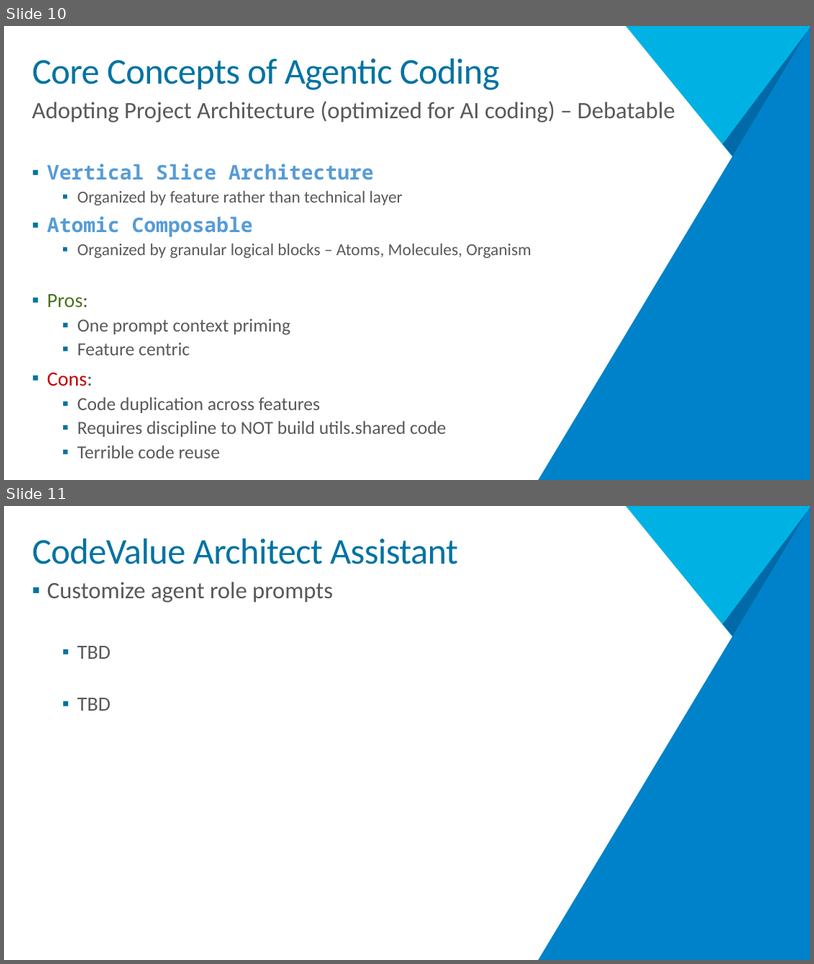
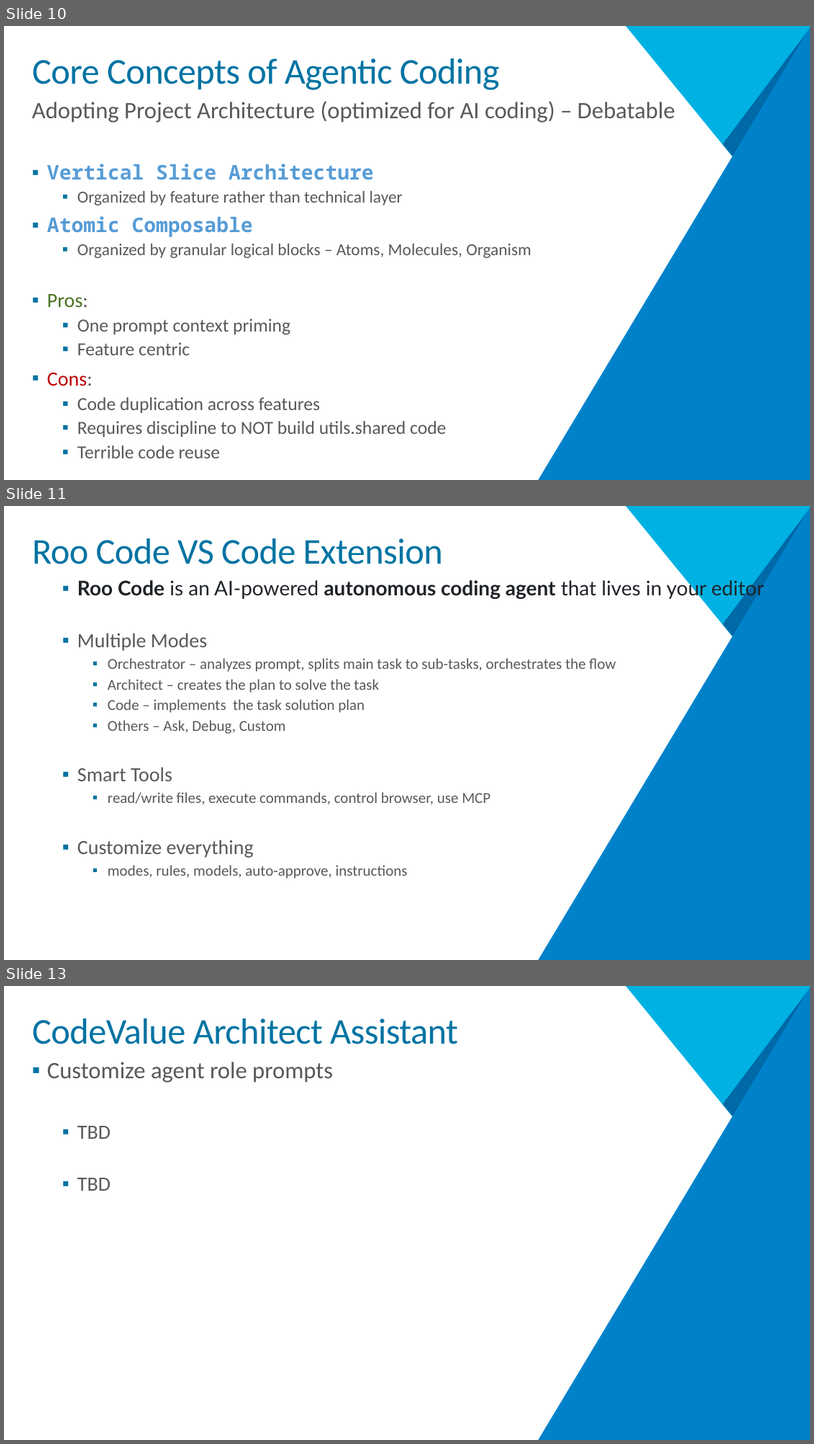
Before and after one commit to MarkG/architecture-next-2025, a slide deck: presentation/Vibe Coding.pptx. Shown one above the other, each under a label of ours: slides 10 and 11 before the commit, slides 10, 11 and 13 after it; the slides between them are not shown. The pictures are 814x964 and 814x1444 pixels, drawn with LibreOffice and Linux fonts; fonts in the diff are those of the drawing; background and template pictures are left out. Boxes give left, top, right and bottom in pixels: in the first picture for what was removed or moved away, otherwise in the second. Text is boxed around its words. In the diff, an @@ line names an element or a change of style, - is before the commit and + after.

```diff
--- a/presentation/Vibe Coding.pptx
+++ b/presentation/Vibe Coding.pptx
@@ slide 11 added at <box>4,506,810,960</box>, background #FFFFFF; not listed: 3 template elements that a slide beside it also shows @@
@@ title added at <box>32,538,443,564</box>, 43.2 pt, text #0073A2 @@
+Roo Code VS Code Extension
@@ text added at <box>77,578,764,878</box>, 18 pt, text #595959 @@
+  ▪ Roo Code is an AI-powered autonomous coding agent that lives in your editor
+  ▪ Multiple Modes
+    ▪ Orchestrator – analyzes prompt, splits main task to sub-tasks, orchestrates the flow
+    ▪ Architect – creates the plan to solve the task
+    ▪ Code – implements the task solution plan
+    ▪ Others – Ask, Debug, Custom
+  ▪ Smart Tools
+    ▪ read/write files, execute commands, control browser, use MCP
+  ▪ Customize everything
+    ▪ modes, rules, models, auto-approve, instructions
@@ rectangle added at <box>274,847,521,952</box>, fill #FFFFFF @@
@@ what was slide 11 is now slide 13 @@
```
Also in this commit, not shown: 5 slides changed, 2 other slides added, 1 slide removed.
